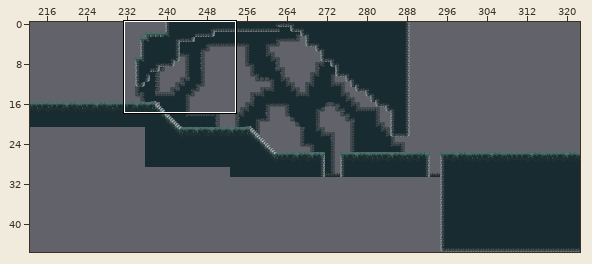
A Tiled map gets an edit: Assets/Tiled/level3.tmx. Above, an overview of the earlier version with the close-up marked.
Close-up. First the earlier version:
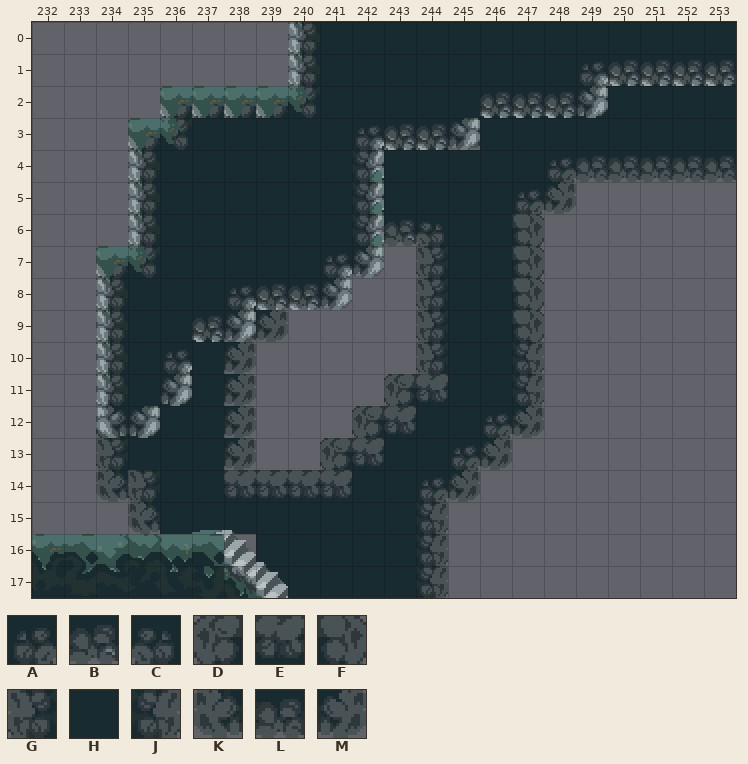
Cells are 16x16 px. Shown: x 232..253, y 0..17. The commit also changed other parts of the map, which this record leaves out.
Key: from "cave": A 68, B 69, C 70, D 71, E 72, F 73, G 86, H 87, J 88, K 101, L 102, M 103.
_ is an empty cell, # one hidden under a higher layer.
Layers that did not change in this view are not listed.
Layer "cave_bg" before, first column x 232:
 0 _______________####___
 1 _____________####FDDDD
 2 ____________##HHHHHHHH
 3 ________##DDGKHHHHHHHH
 4 _______###HHHHHHALLLLL
 5 _____#####HHHHHAM_____
 6 _____#####MBCHHF______
 7 ____#####M__GHHF______
 8 ___###HM____GHHF______
 9 __D##HLM____GHHF______
10 __D#HHM_____GHHJ______
11 __D#HHM____DEHHJ______
12 __DHHHM___DEHHAM______
13 __GHHHM__DEHHAM_______
14 __KGHHEEEEHHAM________
15 ___KHHHHHHHHJ_________
16 ___###_HHHHHJ_________
17 _____##HHHHHJ_________
Once edited:
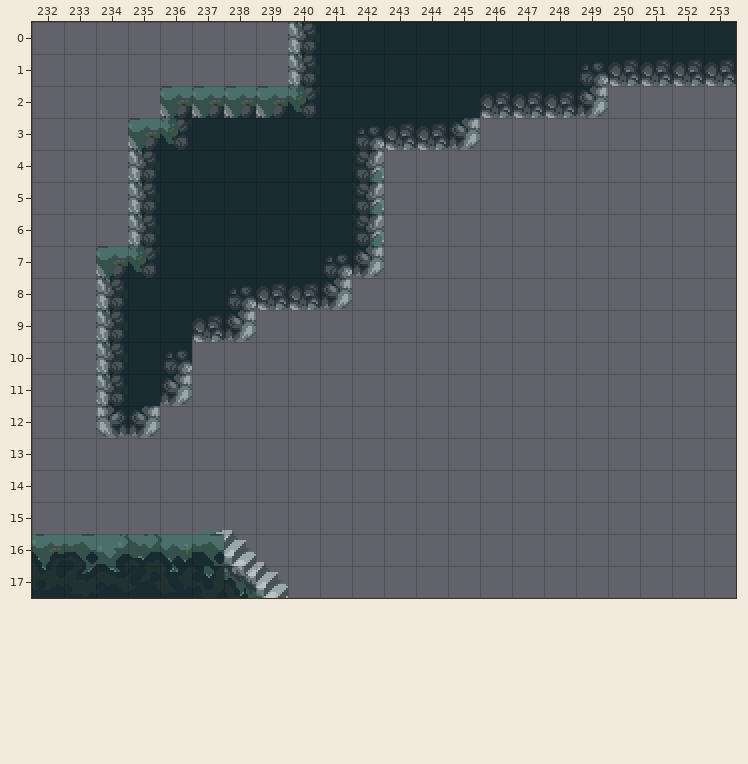
From old to new:
Layer "cave_bg" (now hidden):
The author cleared tile A in row 4 at x 248; in row 5 at x 247; in row 12 at x 246; in row 13 at x 245; in row 14 at x 244.
The author cleared tile B in row 6 at x 243.
The author cleared tile C in row 6 at x 244.
The author cleared tile D in row 1 at x 250 to 253; in row 3 at x 243; in row 11 at x 243; in row 12 at x 234 and 242; in row 13 at x 241.
The author cleared tile E in row 11 at x 244; in row 12 at x 243; in row 13 at x 242; in row 14 at x 238 to 241.
The author cleared tile F in rows 6 to 9 at x 247.
The author cleared tile G in row 3 at x 244; in rows 7 to 10 at x 244; in row 13 at x 234; in row 14 at x 235.
The author cleared tile H in rows 2 to 3 at x 246 to 253; in row 4 at x 243 to 247; in row 5 at x 243 to 246; in rows 6 to 8 at x 245 to 246; in rows 9 to 10 at x 237 and 245 to 246; in row 11 at x 236 to 237 and 245 to 246.
The author cleared tile H in row 12 at x 235 to 237 and 244 to 245; in row 13 at x 235 to 237 and 243 to 244; in row 14 at x 236 to 237 and 242 to 243; in row 15 at x 236 to 243; in rows 16 to 17 at x 239 to 243.
The author cleared tile J in rows 10 to 11 at x 247; in rows 15 to 17 at x 244.
The author cleared tile K in row 3 at x 245; in row 14 at x 234; in row 15 at x 235.
The author cleared tile L in row 4 at x 249 to 253; in row 9 at x 238.
The author cleared tile M in row 5 at x 248; in rows 8 to 9 at x 239; in rows 10 to 11 at x 238; in row 12 at x 238 and 247; in row 13 at x 238 and 246; in row 14 at x 245.
Boxes around the changes in both close-ups, in picture pixels (x1, y1, x2, y2):
removed: (96, 82, 736, 598)
